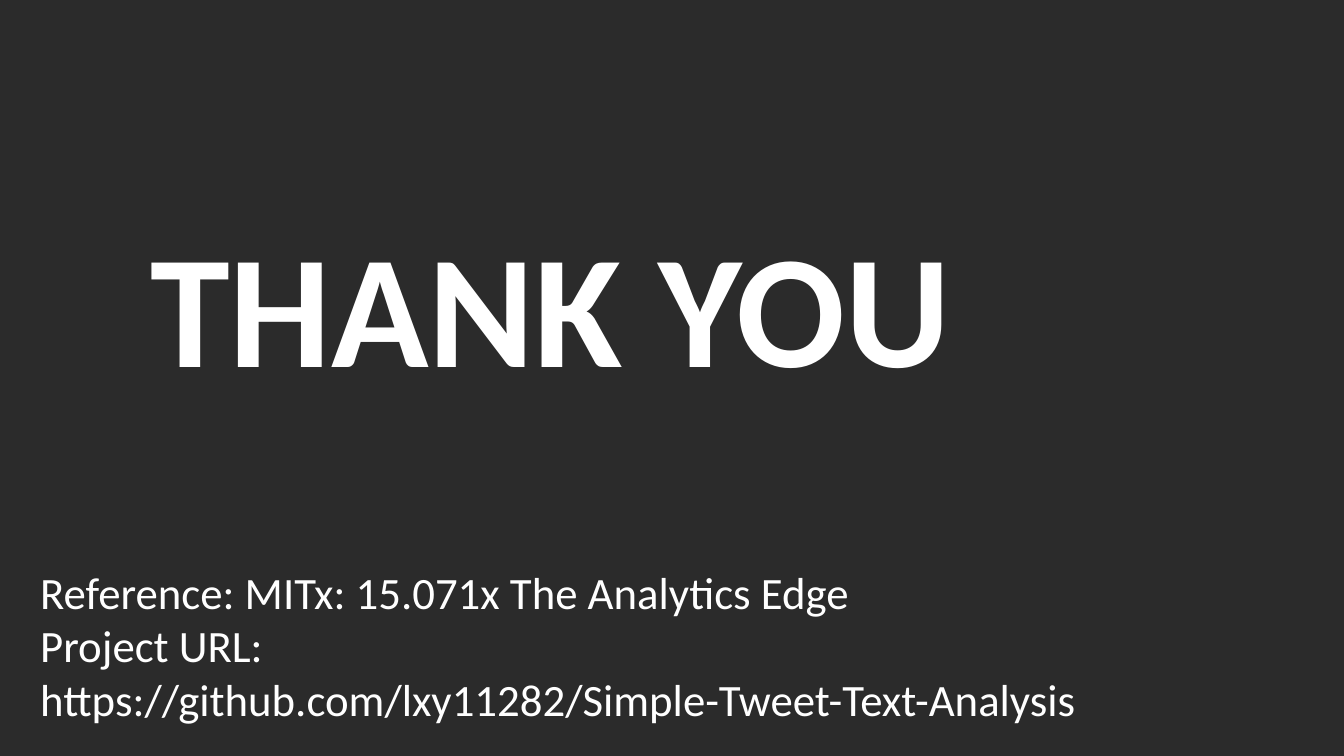
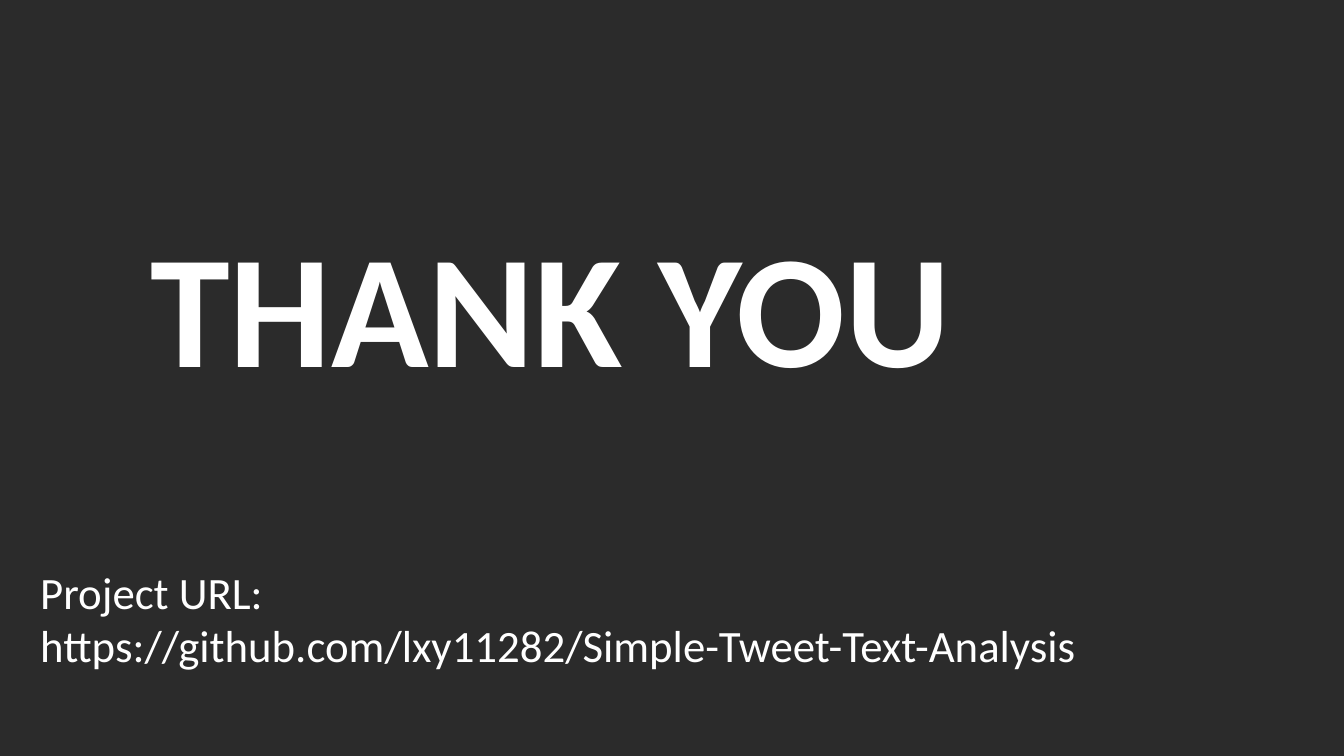
Before and after one commit to datamaniac03/Simple-Tweet-Text-Analysis, a slide deck: slide 15 of Presentation1.pptx. Drawn at 1344x756 pixels with LibreOffice and Linux fonts; fonts in the diff are those of the drawing; background and template pictures are left out; a plain dark background stands for a picture behind light text. Boxes give left, top, right and bottom in pixels: in the first picture for what was removed or moved away, otherwise in the second. Text is boxed around its words. In the diff, an @@ line names an element or a change of style, - is before the commit and + after.

```diff
--- a/Presentation1.pptx
+++ b/Presentation1.pptx
@@ text at [40, 578, 849, 617]: paragraph removed @@
-Reference: MITx: 15.071x The Analytics Edge
```
Also in this commit, not shown: 6 other slides changed.
